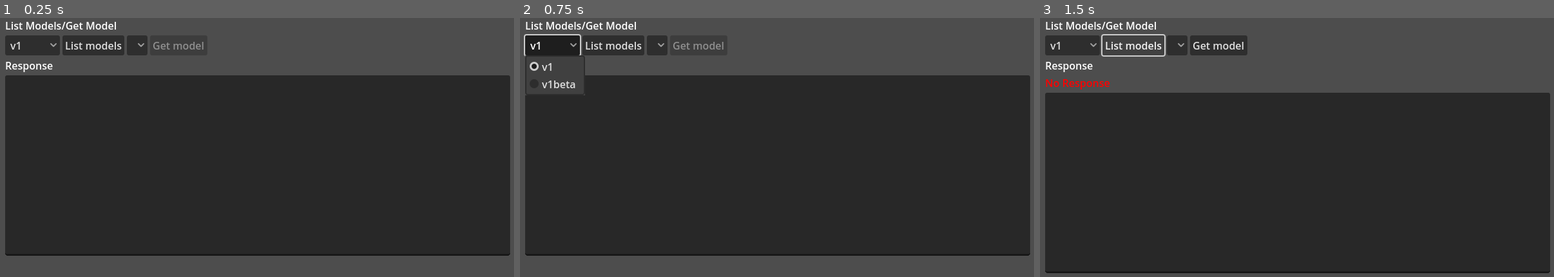
Above: before the commit, frames 1-3 (left to right).
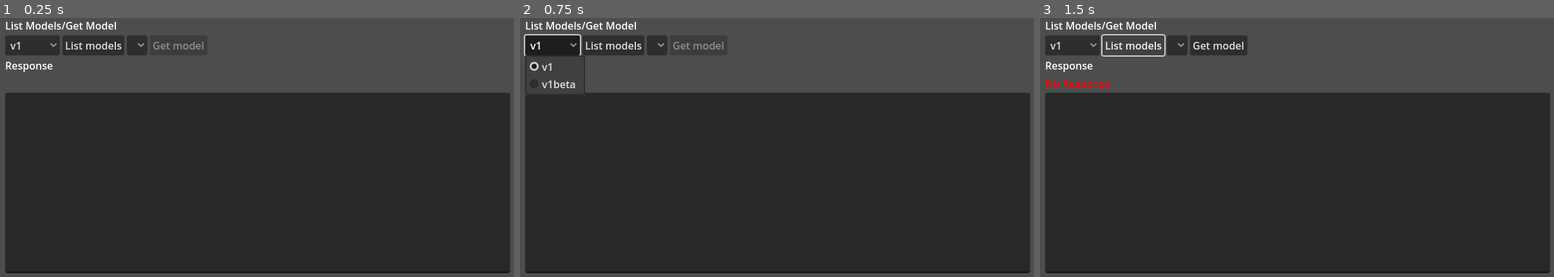
Above: after the commit, the same moments.

Repository: akjava/godot-simple-gemini-api
Game: Godot game, scene res://get_list_model.tscn
Same seed, same stepped clock (60 frames per second), same inputs: the game is played once before the commit and once after it. This scene is started directly instead of the project's main scene.
Inputs:
- Up to frame 1 (0.25 s): no input
- Up to frame 2 (0.75 s): click "v1" at 0.5 s
- Up to frame 3 (1.5 s): click "List models" at 1.25 s

The runs differ from the first frame. In frame 1, 13% of the frame differs, in the area x 1-100%, y 22-99%; in frame 2, 12%; in frame 3, nothing differs.

Commit message:
change icon

Diff:
--- a/get_list_model.tscn
+++ b/get_list_model.tscn
@@ -62,7 +62,6 @@
 text = "Response"
 
 [node name="FinishedLabel" type="Label" parent="MarginContainer/VBoxContainer"]
-visible = false
 layout_mode = 2
 label_settings = SubResource("LabelSettings_6qyb2")
 
--- a/icon.svg
+++ /dev/null
@@ -1 +0,0 @@
-<svg height="128" width="128" xmlns="http://www.w3.org/2000/svg"><rect x="2" y="2" width="124" height="124" rx="14" fill="#363d52" stroke="#212532" stroke-width="4"/><g transform="scale(.101) translate(122 122)"><g fill="#fff"><path d="M105 673v33q407 354 814 0v-33z"/><path fill="#478cbf" d="m105 673 152 14q12 1 15 14l4 67 132 10 8-61q2-11 15-15h162q13 4 15 15l8 61 132-10 4-67q3-13 15-14l152-14V427q30-39 56-81-35-59-83-108-43 20-82 47-40-37-88-64 7-51 8-102-59-28-123-42-26 43-46 89-49-7-98 0-20-46-46-89-64 14-123 42 1 51 8 102-48 27-88 64-39-27-82-47-48 49-83 108 26 42 56 81zm0 33v39c0 276 813 276 813 0v-39l-134 12-5 69q-2 10-14 13l-162 11q-12 0-16-11l-10-65H447l-10 65q-4 11-16 11l-162-11q-12-3-14-13l-5-69z"/><path d="M483 600c3 34 55 34 58 0v-86c-3-34-55-34-58 0z"/><circle cx="725" cy="526" r="90"/><circle cx="299" cy="526" r="90"/></g><g fill="#414042"><circle cx="307" cy="532" r="60"/><circle cx="717" cy="532" r="60"/></g></g></svg>
--- a/project.godot
+++ b/project.godot
@@ -13,7 +13,7 @@
 config/name="Godot-simple-gemini-api"
 run/main_scene="res://main.tscn"
 config/features=PackedStringArray("4.2", "Forward Plus")
-config/icon="res://icon.svg"
+config/icon="res://icon.png"
 
 [display]
 
Binary file added: icon.png
Not shown, changed: icon.png.import
